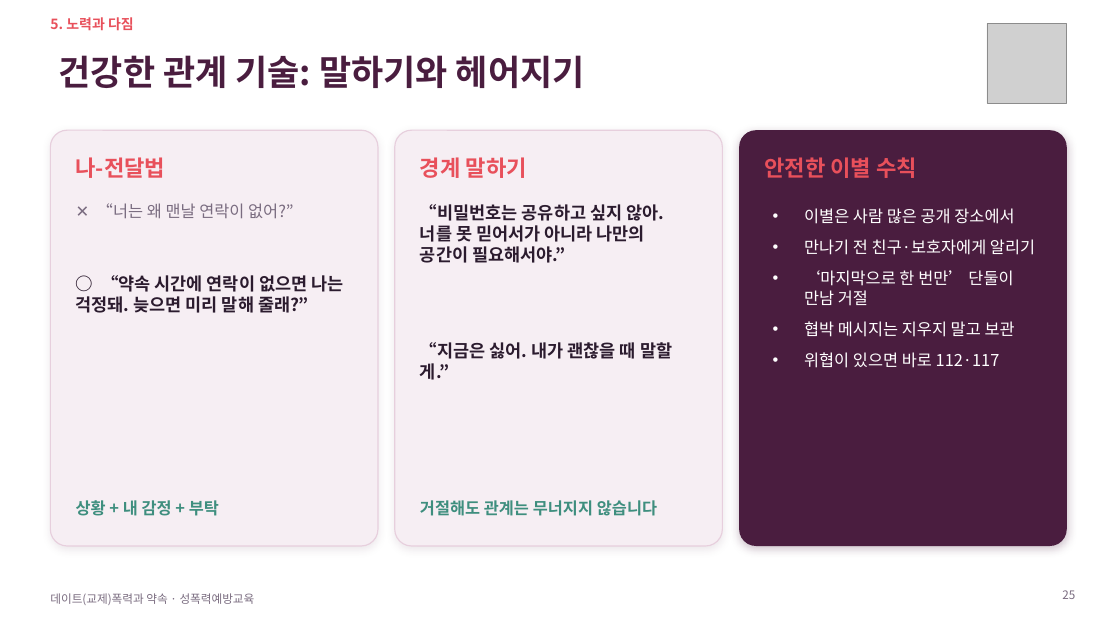
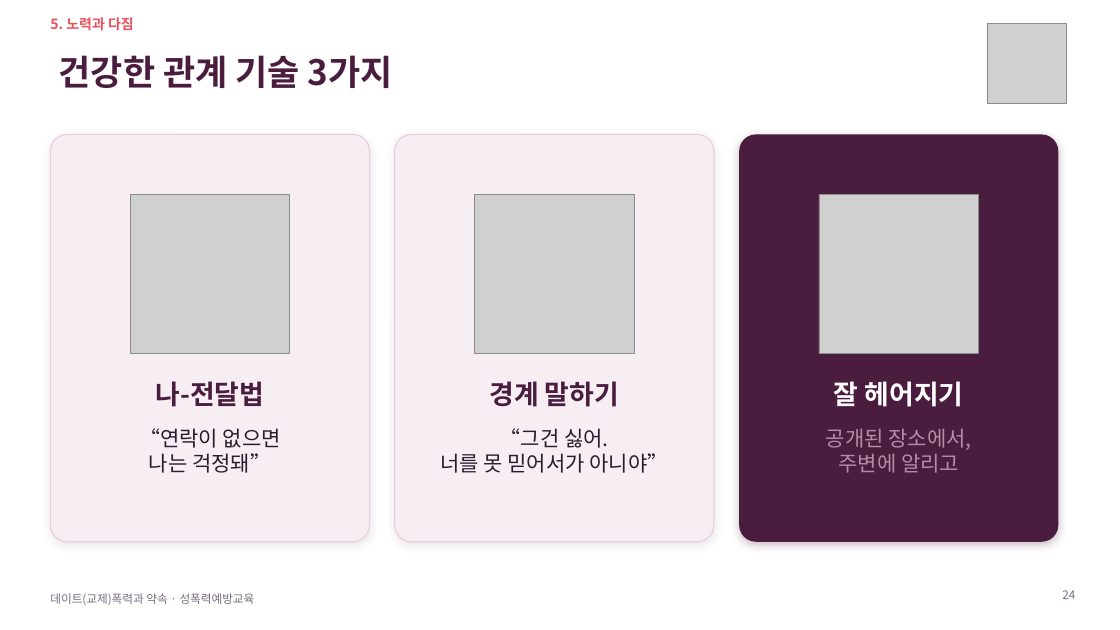
Before and after one commit to ash1234a/security-research-learning, a slide deck: slide 24 of 데이트폭력과_약속.pptx (slide 25 before the commit). Drawn at 1120x630 pixels with LibreOffice and Linux fonts; fonts in the diff are those of the drawing; grey boxes stand for pictures; background and template pictures are left out. Boxes give left, top, right and bottom in pixels: in the first picture for what was removed or moved away, otherwise in the second. Text is boxed around its words. In the diff, an @@ line names an element or a change of style, - is before the commit and + after.

```diff
--- a/데이트폭력과_약속.pptx
+++ b/데이트폭력과_약속.pptx
@@ title at (59,55,393,88): text changed @@
-건강한 관계 기술: 말하기와 헤어지기
+건강한 관계 기술 3가지
@@ rounded rectangle: place and size @@
-rounded rectangle at (50,130,378,546)
+rounded rectangle at (50,134,370,542)
@@ proportions changed in 3 elements at (50,134,370,542), (739,134,1059,542), (395,134,714,542) @@
@@ rounded rectangle: place and size @@
-rounded rectangle at (395,130,723,546)
+rounded rectangle at (395,134,714,542)
@@ rounded rectangle: place and size @@
-rounded rectangle at (739,130,1067,546)
+rounded rectangle at (739,134,1059,542)
@@ text removed at (764,157,917,178) @@
-안전한 이별 수칙
@@ text removed at (97,203,278,218) @@
-✕ “너는 왜 맨날 연락이 없어?”
@@ picture added at (130,194,290,354) @@
@@ picture added at (475,194,634,354) @@
@@ text removed at (804,208,1035,368) @@
-• 이별은 사람 많은 공개 장소에서
-• 만나기 전 친구·보호자에게 알리기
-• ‘마지막으로 한 번만’ 단둘이 만남 거절
-• 협박 메시지는 지우지 말고 보관
-• 위협이 있으면 바로 112·117
@@ picture added at (819,194,979,354) @@
@@ text removed at (420,342,672,380) @@
-“지금은 싫어. 내가 괜찮을 때 말할게.”
@@ text "나-전달법" at (156,381,265,407): size 19 to 23 pt, text colour #E8505B to #4A1D3F; alignment left to centre @@
@@ text "나-전달법": place and size @@
-text "나-전달법" at (76,157,166,178)
+text "나-전달법" at (156,381,265,407)
@@ text "경계 말하기": place and size @@
-text "경계 말하기" at (420,157,527,178)
+text "경계 말하기" at (490,381,619,407)
@@ text "경계 말하기" at (490,381,619,407): size 19 to 23 pt, text colour #E8505B to #4A1D3F; alignment left to centre @@
@@ text added at (834,381,964,407), 23 pt, text #FFFFFF, bold @@
+잘 헤어지기
@@ text at (139,428,281,473): text changed; size 15 to 18 pt; bold off @@
-○ “약속 시간에 연락이 없으면 나는 걱정돼. 늦으면 미리 말해 줄래?”
+“연락이 없으면
+나는 걱정돼”
@@ text at (440,428,669,473): text changed; size 15 to 18 pt; bold off @@
-“비밀번호는 공유하고 싶지 않아. 너를 못 믿어서가 아니라 나만의 공간이 필요해서야.”
+“그건 싫어.
+너를 못 믿어서가 아니야”
@@ text added at (826,429,972,473), 18 pt, text #B98AA8 @@
+공개된 장소에서,
+주변에 알리고
@@ text removed at (76,500,219,516) @@
-상황 + 내 감정 + 부탁
@@ text removed at (420,500,657,516) @@
-거절해도 관계는 무너지지 않습니다
@@ page number at (1062,590,1075,599): text changed @@
-25
+24
```
Also in this commit, not shown: 20 other slides changed, 7 slides added, 8 slides removed.
